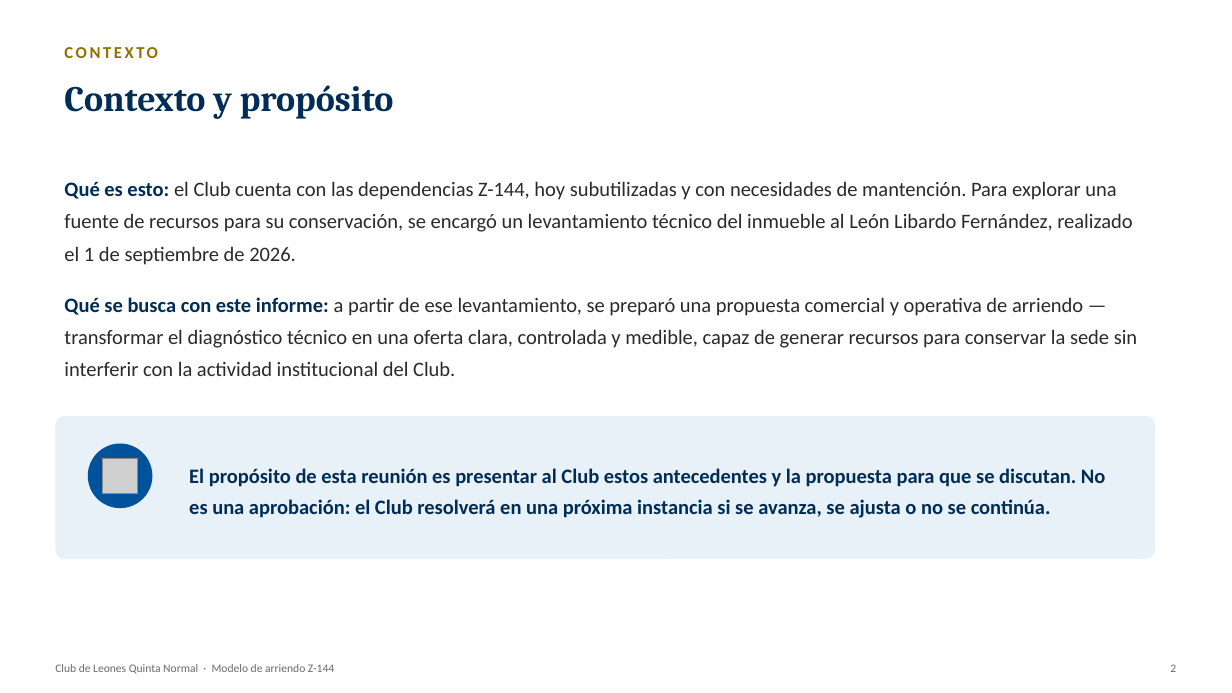
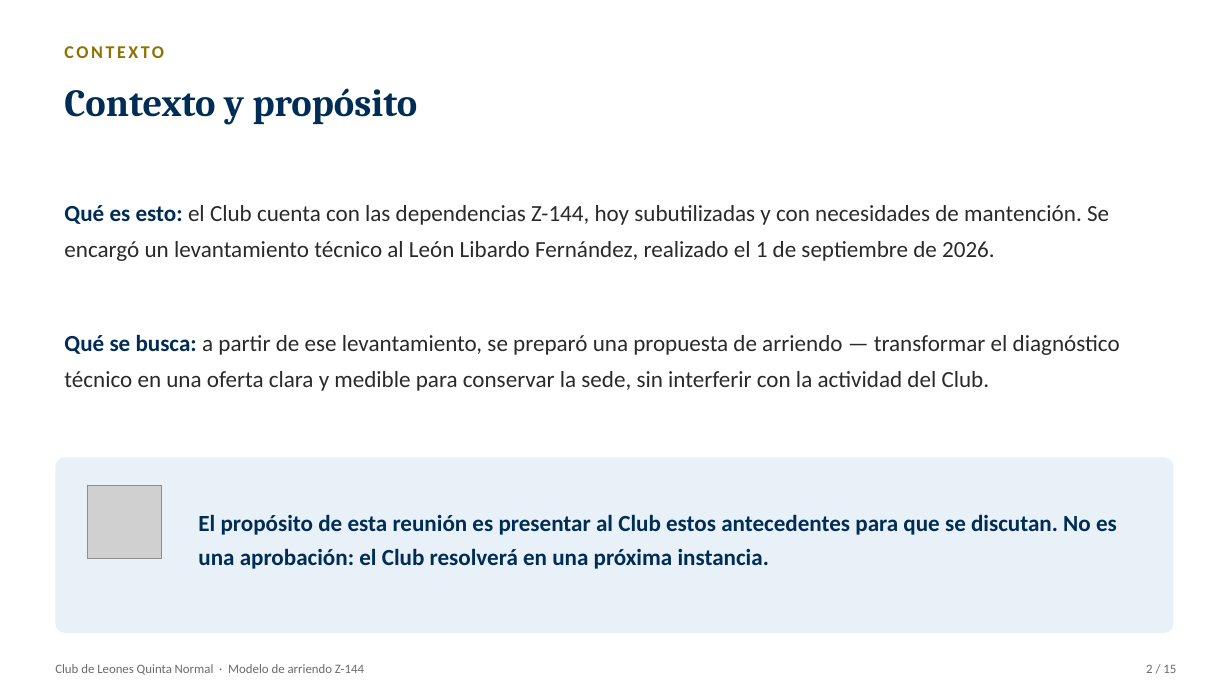
Before and after one commit to wbarrientosd-svg/claude, a slide deck: slide 2 of informes/Presentacion_Modelo_Arriendo_Club_Leones_Z144.pptx. Drawn at 1232x693 pixels with LibreOffice and Linux fonts; fonts in the diff are those of the drawing; grey boxes stand for pictures. Boxes give left, top, right and bottom in pixels: in the first picture for what was removed or moved away, otherwise in the second. Text is boxed around its words. In the diff, an @@ line names an element or a change of style, - is before the commit and + after.

```diff
--- a/informes/Presentacion_Modelo_Arriendo_Club_Leones_Z144.pptx
+++ b/informes/Presentacion_Modelo_Arriendo_Club_Leones_Z144.pptx
@@ text "CONTEXTO" at box(64, 46, 164, 58): size 13 to 14 pt @@
@@ text "Contexto y propósito" at box(64, 88, 418, 125): size 28 to 30 pt @@
@@ text at box(64, 205, 1109, 261): text changed; size 16 to 18 pt @@
-Qué es esto: el Club cuenta con las dependencias Z-144, hoy subutilizadas y con necesidades de mantención. Para explorar una fuente de recursos para su conservación, se encargó un levantamiento técnico del inmueble al León Libardo Fernández, realizado el 1 de septiembre de 2026.
+Qué es esto: el Club cuenta con las dependencias Z-144, hoy subutilizadas y con necesidades de mantención. Se encargó un levantamiento técnico al León Libardo Fernández, realizado el 1 de septiembre de 2026.
@@ text at box(64, 334, 1120, 391): text changed; size 16 to 18 pt @@
-Qué se busca con este informe: a partir de ese levantamiento, se preparó una propuesta comercial y operativa de arriendo — transformar el diagnóstico técnico en una oferta clara, controlada y medible, capaz de generar recursos para conservar la sede sin interferir con la actividad institucional del Club.
+Qué se busca: a partir de ese levantamiento, se preparó una propuesta de arriendo — transformar el diagnóstico técnico en una oferta clara y medible para conservar la sede, sin interferir con la actividad del Club.
@@ ellipse removed at box(88, 444, 152, 508) @@
@@ rounded rectangle: place and size @@
-rounded rectangle at box(55, 416, 1155, 559)
+rounded rectangle at box(55, 457, 1174, 633)
@@ rounded rectangle at box(55, 457, 1174, 633): proportions changed @@
@@ picture removed at box(103, 458, 138, 494) @@
@@ picture added at box(88, 485, 162, 559) @@
@@ text at box(198, 514, 1117, 569): text changed; size 16 to 18 pt @@
-El propósito de esta reunión es presentar al Club estos antecedentes y la propuesta para que se discutan. No es una aprobación: el Club resolverá en una próxima instancia si se avanza, se ajusta o no se continúa.
+El propósito de esta reunión es presentar al Club estos antecedentes para que se discutan. No es una aprobación: el Club resolverá en una próxima instancia.
@@ text "Club de Leones Quinta Normal ..." at box(55, 664, 364, 675): size 9 to 10 pt @@
@@ text at box(1146, 664, 1176, 673): text changed; size 9 to 10 pt @@
-2
+2 / 15
```
Also in this commit, not shown: 10 other slides changed, 4 slides added, 1 other file.
